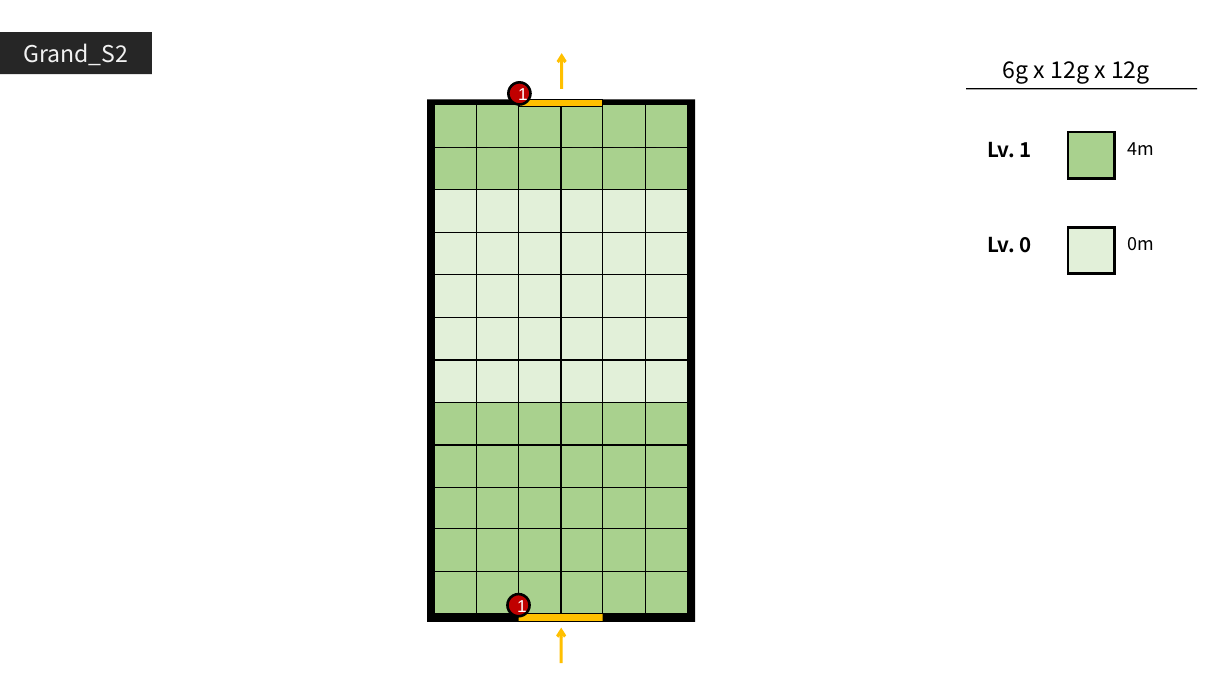
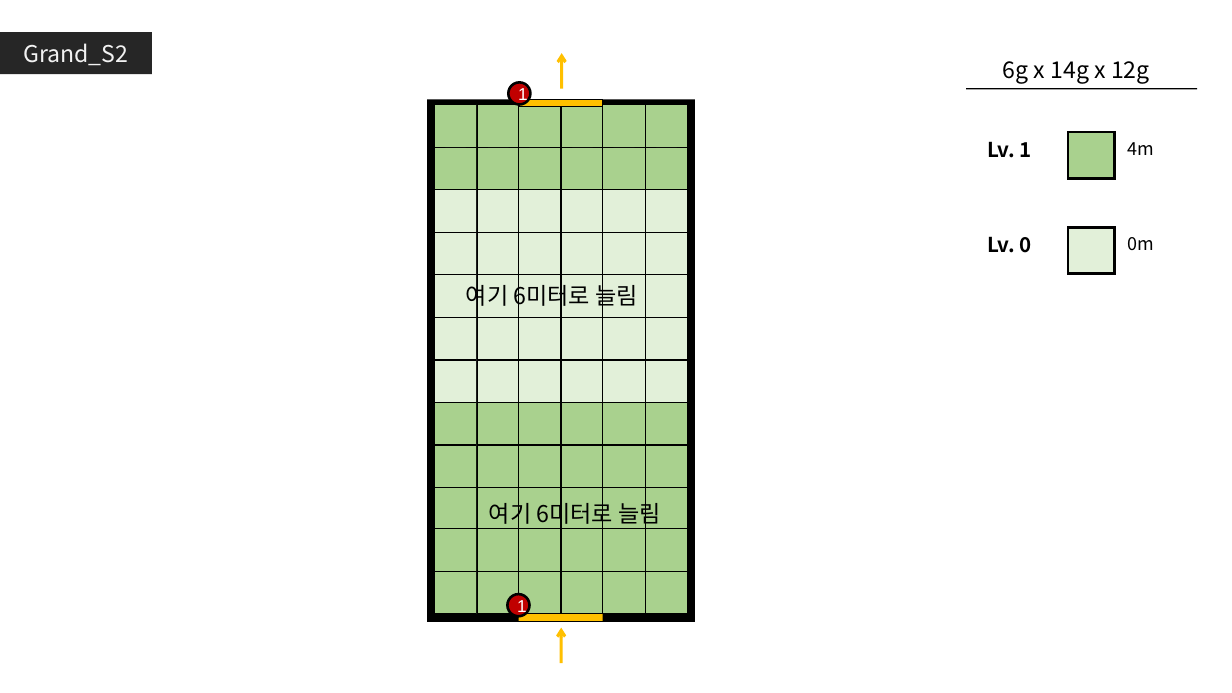
Before and after one commit to GGMGangsterHamster/GangsterHamster, a slide deck: slide 7 of Documents/LevelDesign/GrandStage/Grand_Stage.pptx. Drawn at 1232x693 pixels with LibreOffice and Linux fonts; fonts in the diff are those of the drawing. Boxes give left, top, right and bottom in pixels: in the first picture for what was removed or moved away, otherwise in the second. Text is boxed around its words. In the diff, an @@ line names an element or a change of style, - is before the commit and + after.

```diff
--- a/Documents/LevelDesign/GrandStage/Grand_Stage.pptx
+++ b/Documents/LevelDesign/GrandStage/Grand_Stage.pptx
@@ text at (x1=1003, y1=61, x2=1150, y2=84): text changed @@
-6g x 12g x 12g
+6g x 14g x 12g
@@ text added at (x1=466, y1=281, x2=638, y2=310), 18 pt, text #000000 @@
+여기 6미터로 늘림
@@ text added at (x1=489, y1=498, x2=661, y2=527), 18 pt, text #000000 @@
+여기 6미터로 늘림
```
Also in this commit, not shown: 16 other slides changed, 59 other files.
